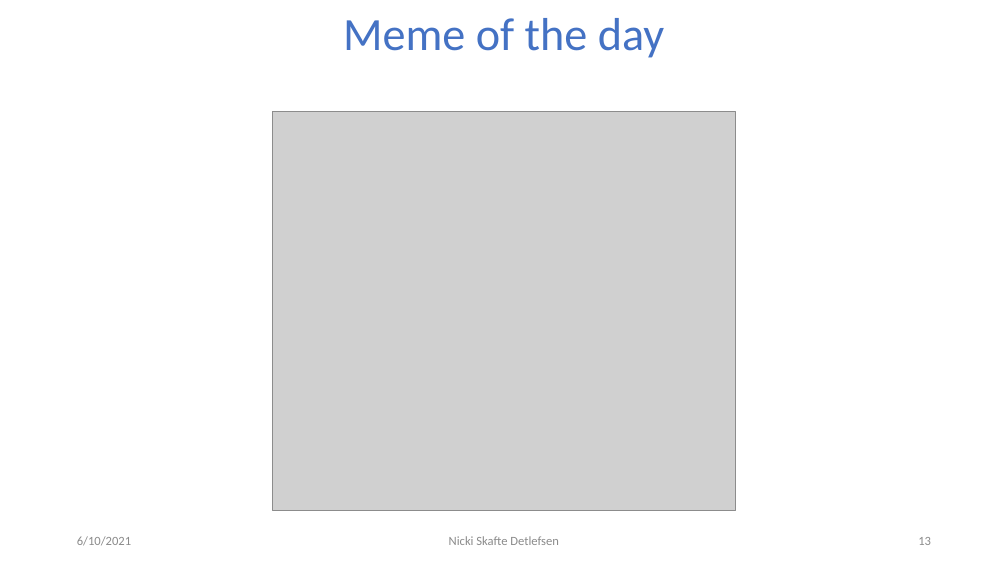
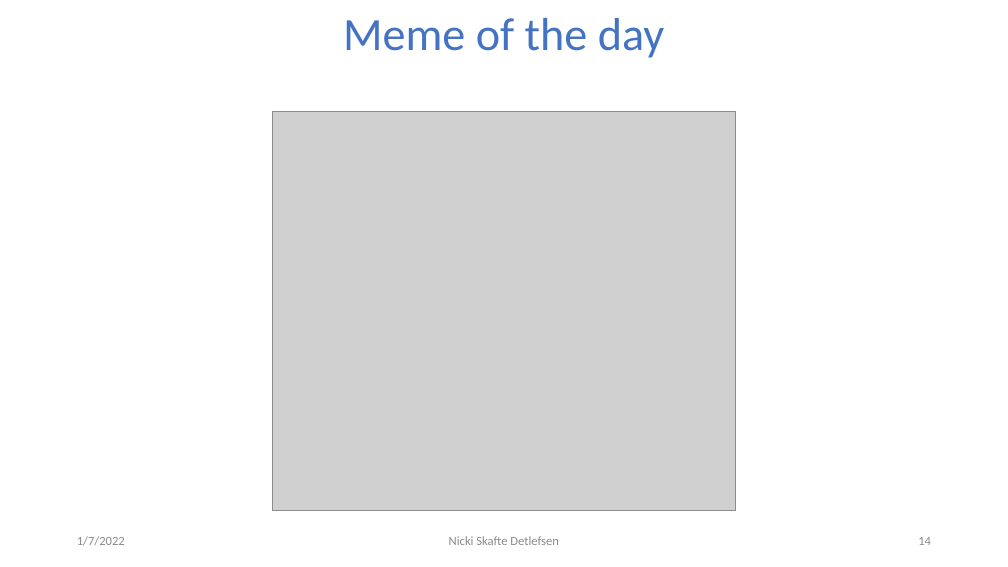
Before and after one commit to DeepEasterbunny/dtu_mlops, a slide deck: slide 14 of projects/The_pytorch_ecosystem.pptx (slide 13 before the commit). Drawn at 1008x567 pixels with LibreOffice and Linux fonts; fonts in the diff are those of the drawing; grey boxes stand for pictures; background and template pictures are left out. Boxes give left, top, right and bottom in pixels: in the first picture for what was removed or moved away, otherwise in the second. Text is boxed around its words. In the diff, an @@ line names an element or a change of style, - is before the commit and + after.

```diff
--- a/projects/The_pytorch_ecosystem.pptx
+++ b/projects/The_pytorch_ecosystem.pptx
@@ text at (x1=77, y1=536, x2=125, y2=546): text changed @@
-6/10/2021
+1/7/2022
@@ page number at (x1=918, y1=537, x2=931, y2=545): text changed @@
-13
+14
```
Also in this commit, not shown: 11 other slides changed, 1 slide added, 1 other file.
